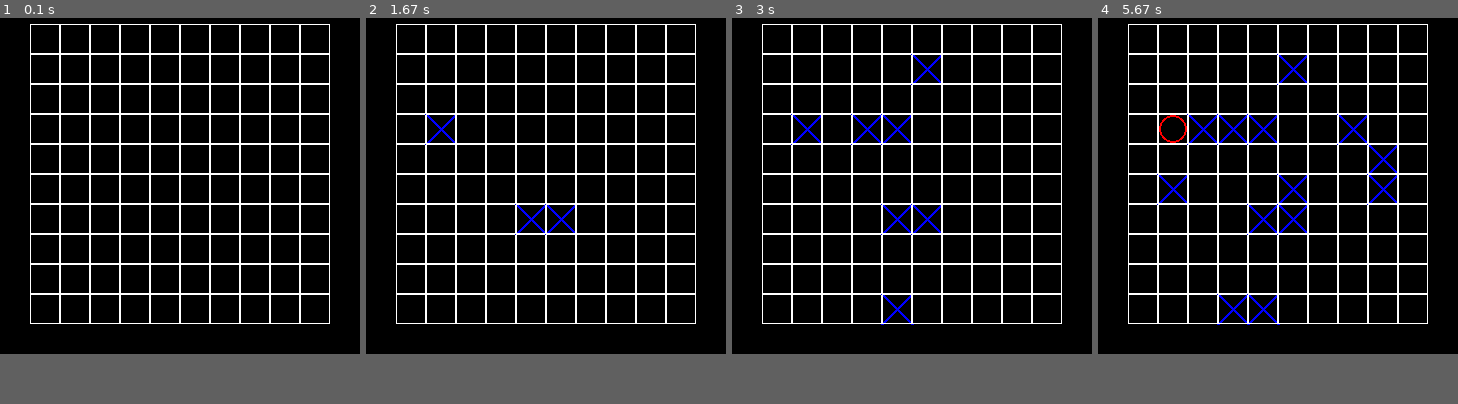
Above: before the commit, frames 1-4 (left to right).
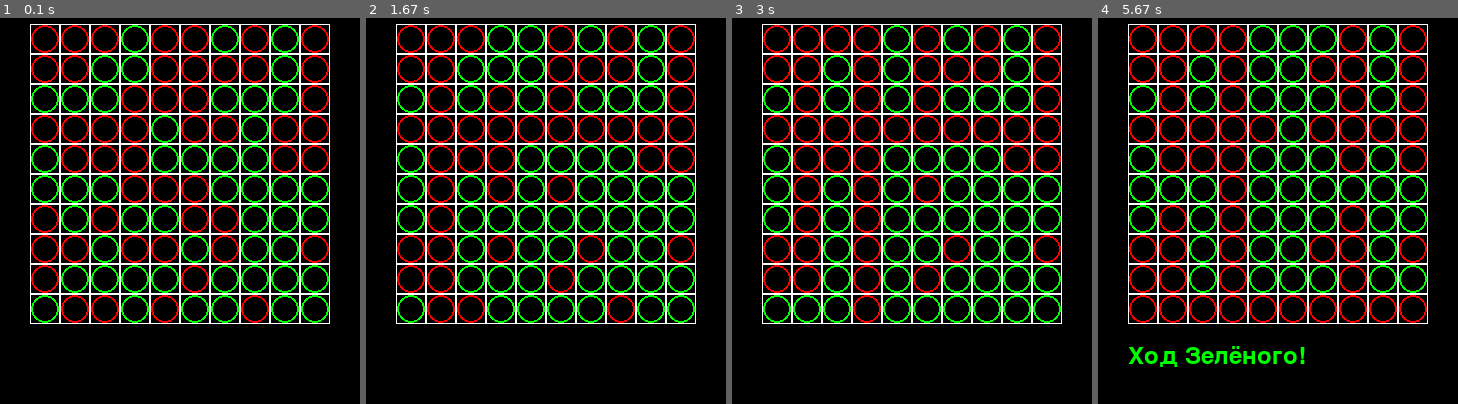
Above: after the commit, the same moments.

Repository: nikniksham/Moscow_Shamkov
Game: pygame game, started from pygame_part_3.py
Two runs of this game, one before a commit and one after it. Both use one fixed random seed, a clock stepped at 60 frames per second and the inputs below.
Inputs (mouse positions are in pixels of both pictures, inside the frame that each line leads up to):
- Up to frame 1 (0.1 s): no input
- Up to frame 2 (1.67 s): click (531, 218) at 0.38 s; click (549, 226) at 0.72 s; click (434, 137) at 1.05 s
- Up to frame 3 (3 s): click (919, 60) at 1.88 s; click (894, 303) at 2.22 s; click (901, 129) at 2.55 s; click (861, 114) at 2.88 s
- Up to frame 4 (5.67 s): click (1371, 164) at 3.22 s; click (1389, 187) at 3.55 s; click (1353, 126) at 3.88 s; click (1173, 118) at 4.22 s; click (1292, 180) at 4.55 s; click (1173, 172) at 4.88 s; click (1224, 319) at 5.22 s; click (1198, 122) at 5.55 s
In our replay, the window is 360x360 before the commit and 360x410 after it. These sizes can differ from the game's own. Grey fills any space a smaller window leaves; there, only what the larger window draws over its background counts as a difference.

The runs differ from the first frame. In frame 1, 11% of the frame differs, in the area x 8-92%, y 1-80%; in frame 2, 11%; in frame 3, 12%; in frame 4, 13%, in the area x 8-92%, y 1-91%.

Commit message:
pygame_3 задача 6

Diff:
--- a/pygame_part_3.py
+++ b/pygame_part_3.py
@@ -1,4 +1,5 @@
 import pygame
+import random
 
 
 class Board:
@@ -6,7 +7,15 @@
     def __init__(self, width, height):
         self.width = width
         self.height = height
-        self.board = [[0] * width for _ in range(height)]
+        self.board = []
+        self.win_c = None
+        self.move = 1
+        self.f_error = False
+        for j in range(height):
+            line = []
+            for i in range(width):
+                line.append(random.choice([0, 1]))
+            self.board.append(line)
         # значения по умолчанию
         self.left = 30
         self.top = 30
@@ -19,21 +28,25 @@
         self.cell_size = cell_size
 
     def render(self):
+        r, g = 0, 0
         for i in range(len(self.board[0])):
             for j in range(len(self.board)):
                 c = self.board[j][i]
+                if c == 0:
+                    r += 1
+                    pygame.draw.circle(screen, (255, 0, 0), (self.left + i * self.cell_size + self.cell_size // 2,
+                                                             self.top + j * self.cell_size + self.cell_size // 2),
+                                       self.cell_size // 2 - 1, 2)
                 if c == 1:
-                    pygame.draw.line(screen, (0, 0, 255), (self.left + i * self.cell_size,
-                                     self.top + j * self.cell_size), (self.left + (i + 1) * self.cell_size,
-                                     self.top + (j + 1) * self.cell_size), 3)
-                    pygame.draw.line(screen, (0, 0, 255), (self.left + (i + 1) * self.cell_size,
-                                     self.top + j * self.cell_size), (self.left + i * self.cell_size,
-                                     self.top + (j + 1) * self.cell_size), 3)
-                if c == 2:
-                    pygame.draw.circle(screen, (255, 0, 0), (self.left + i * self.cell_size + self.cell_size // 2,
+                    g += 1
+                    pygame.draw.circle(screen, (0, 255, 0), (self.left + i * self.cell_size + self.cell_size // 2,
                                        self.top + j * self.cell_size + self.cell_size // 2), self.cell_size // 2 - 1, 2)
                 pygame.draw.rect(screen, (255, 255, 255), (self.left + i * self.cell_size,
                                  self.top + j * self.cell_size, self.cell_size, self.cell_size), 1)
+        if r == self.width * self.height:
+            self.win_c = 0
+        if g == self.width * self.height:
+            self.win_c = 1
 
     def get_cell(self, mouse):
         if self.left <= mouse[0] <= self.left + self.cell_size * len(self.board[0]) \
@@ -46,24 +59,47 @@
     def get_click(self, mouse):
         cell = self.get_cell(mouse)
         if cell is not None:
-            self.on_click(cell)
+            if self.board[cell[1]][cell[0]] == self.move:
+                self.on_click(cell)
+                self.f_error = False
+            else:
+                self.f_error = True
 
-    def switch_color(self, x, y):
-        if self.board[y][x] < 2:
-            self.board[y][x] += 1
-        else:
-            self.board[y][x] = 0
+    def switch_color(self, x, y, c):
+        if self.board[y][x] != c:
+            self.board[y][x] = c
 
     def on_click(self, xy):
-        self.switch_color(xy[0], xy[1])
+        if self.move == 0:
+            self.move = 1
+        else:
+            self.move = 0
+        x, y = xy
+        c = self.board[y][x]
+        for i in range(len(self.board[0])):
+            self.switch_color(i, y, c)
+        for j in range(len(self.board)):
+            self.switch_color(x, j, c)
+
+    def error(self):
+        move_list = {1: 'Зелёного', 0: 'Красного'}
+        text = font.render(f'Ход {move_list[self.move]}!', 1, (0, 255, 0))
+        screen.blit(text, (self.left, width - 10))
+
+    def win(self):
+        list_players = {1: 'Зелёный', 0: 'Красный'}
+        text = font.render(f'Победил {list_players[self.win_c]}!', 1, (0, 255, 0))
+        screen.blit(text, (self.left, width - 10))
 
 
+#                                        !!!!!!!!!!!!!!ПЕРВЫМ ХОДИТ ЗЕЛЁНЫЙ!!!!!!!!!!!!!!!
 board = Board(10, 10)
-# board.set_view(10, 10, 10)  # Можно задавать параметры: крайний левый угол, верхний угол, размер клетки соответственно
+# board.set_view(20, 20, 20)  # Можно задавать параметры: крайний левый угол, верхний угол, размер клетки соответственно
 clock = pygame.time.Clock()
 size = [width, height] = [board.width * board.cell_size + board.left * 2,  # Размеры поля будут подстраиваться так, что
-                          board.height * board.cell_size + board.top * 2]  # бы ваше поле было ровно по цетру
-
+                          board.height * board.cell_size + board.top * 2 + 50]  # бы ваше поле было ровно по цетру
+pygame.font.init()
+font = pygame.font.Font(None, 35)
 screen = pygame.display.set_mode(size)
 running = True
 while running:
@@ -71,8 +107,13 @@
         if event.type == pygame.QUIT:
             running = False
         if event.type == pygame.MOUSEBUTTONDOWN:
-            board.get_click(event.pos)
+            if board.win_c is None:
+                board.get_click(event.pos)
     screen.fill((0, 0, 0))
     board.render()
+    if board.f_error:
+        board.error()
+    if board.win_c is not None:
+        board.win()
     pygame.display.flip()
     clock.tick(60)
